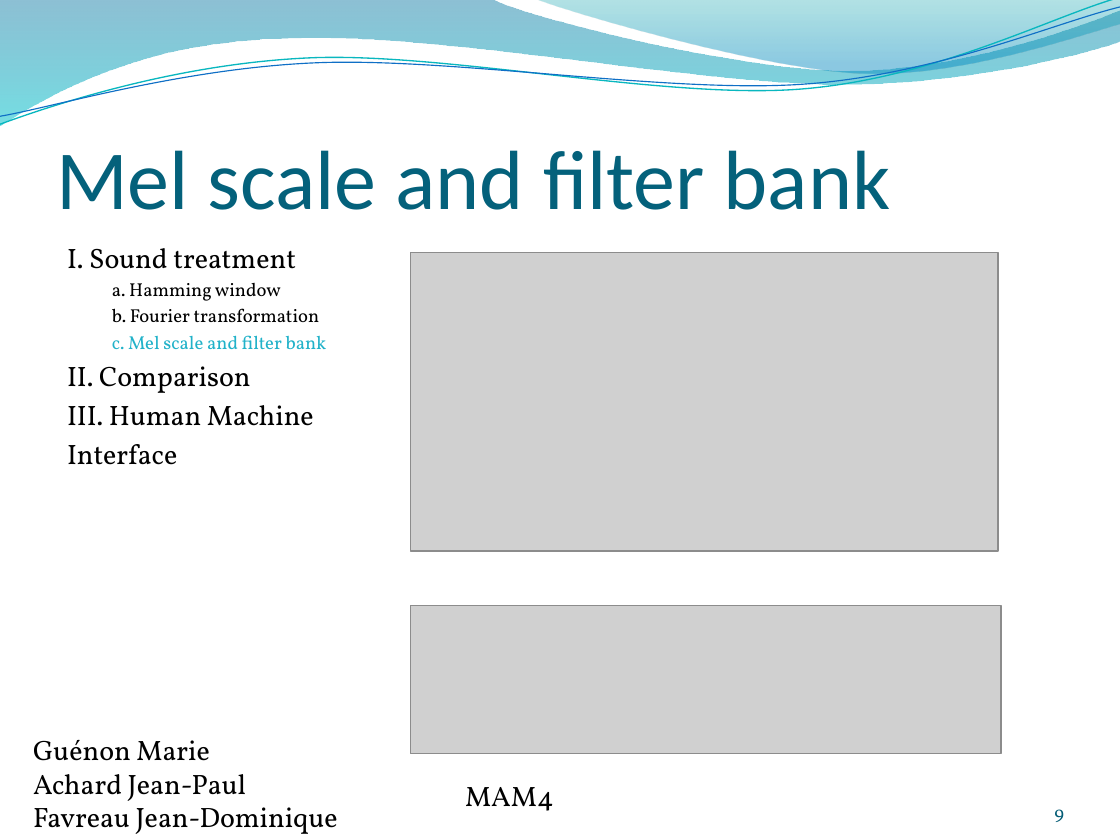
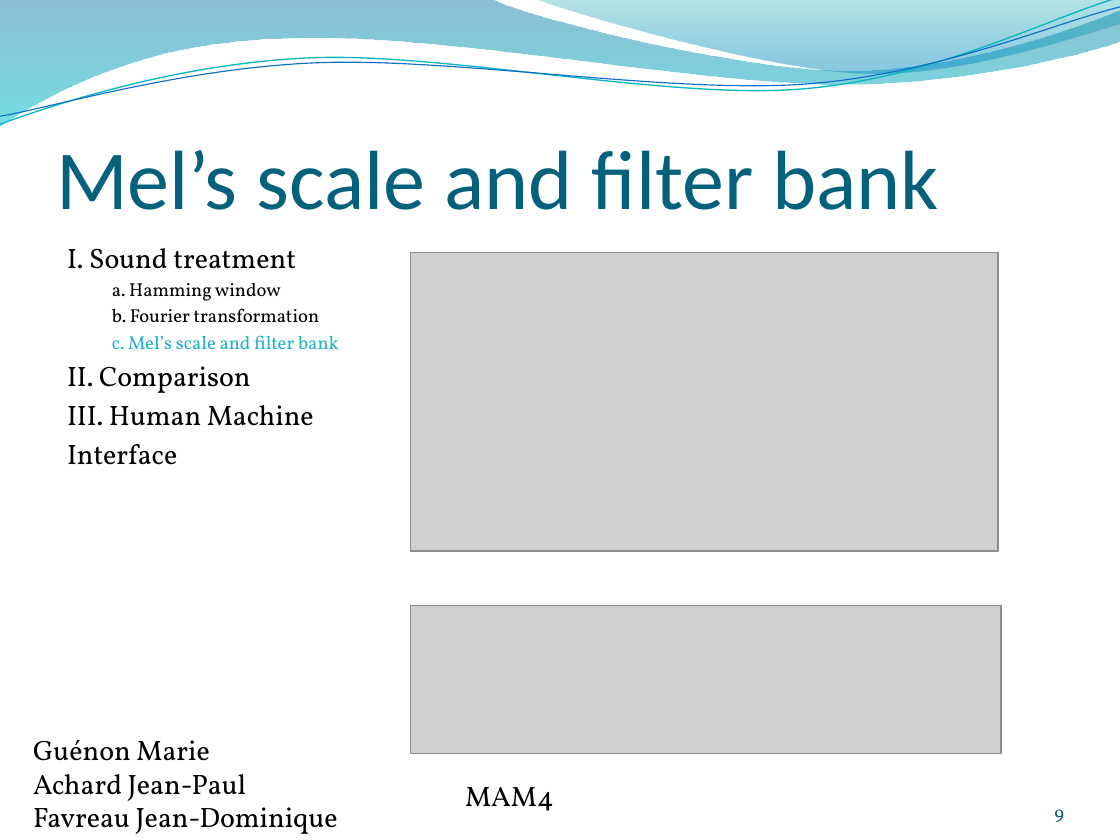
Before and after one commit to jeando/projetS7, a slide deck: slide 9 of annexes/Word_recognition.pptx. Drawn at 1120x840 pixels with LibreOffice and Linux fonts; fonts in the diff are those of the drawing; grey boxes stand for pictures; background and template pictures are left out. Boxes give left, top, right and bottom in pixels: in the first picture for what was removed or moved away, otherwise in the second. Text is boxed around its words. In the diff, an @@ line names an element or a change of style, - is before the commit and + after.

```diff
--- a/annexes/Word_recognition.pptx
+++ b/annexes/Word_recognition.pptx
@@ title at <box>56,150,940,210</box>: text changed @@
-Mel scale and filter bank
+Mel’s scale and filter bank
@@ text at <box>112,335,339,349</box>: text changed @@
-  c. Mel scale and filter bank
+  c. Mel’s scale and filter bank
```
Also in this commit, not shown: 16 other slides changed, 1 other file.
